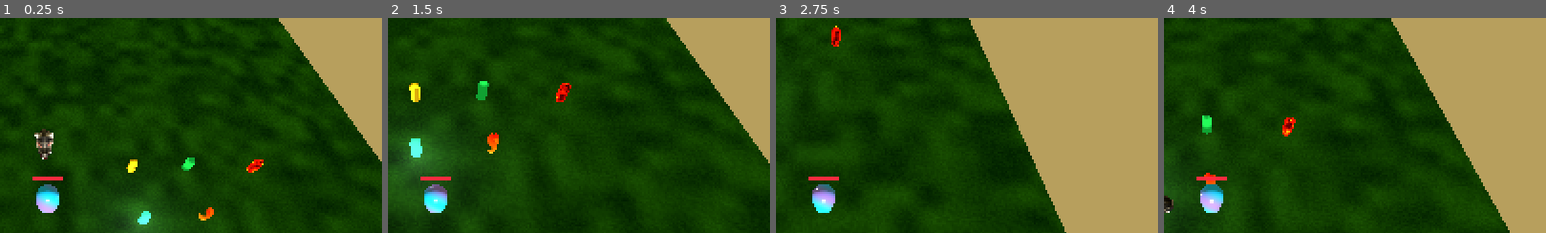
Above: before the commit, frames 1-4 (left to right).
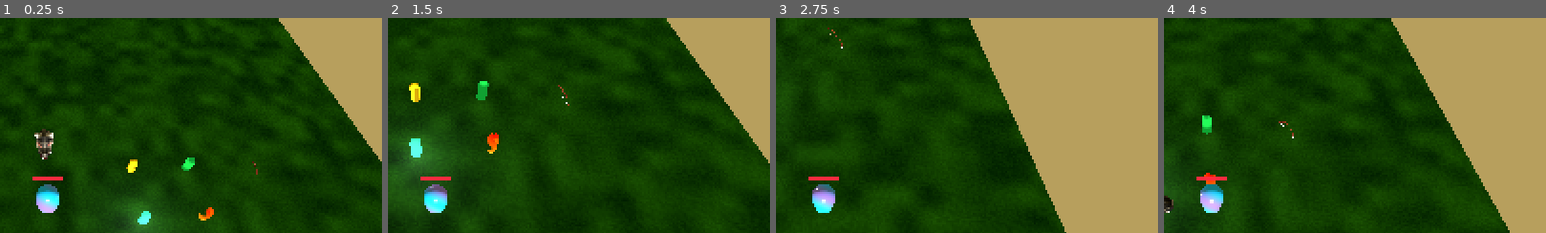
Above: after the commit, the same moments.

Repository: AndreMoukarzel/gmtk-2026
Game: Godot game, scene res://Scenes/field_test.tscn
The game is run twice, just before and just after one commit, with the same random seed, the same clock (stepped at 60 frames per second) and the same inputs.
Inputs (mouse positions are % of the whole screen's width and height, from its top left):
- Up to frame 1 (0.25 s): no input
- Up to frame 2 (1.5 s): move the mouse to (72, 45) at 0.52 s; hold D (move_right) 0.53-1.28 s; click (72, 45) at 0.6 s; tap Space (jump) at 0.77 s; move the mouse to (30, 55) at 1.27 s; hold S (move_backward) from 1.28 s (still down); tap E (drop_item) at 1.35 s
- Up to frame 3 (2.75 s): tap Space (jump) at 1.52 s; click (30, 55) at 1.55 s; move the mouse to (60, 28) at 2.02 s; release S (move_backward) at 2.03 s; hold D (move_right) from 2.03 s (still down); tap Q (get_item) at 2.1 s; click (60, 28) at 2.3 s
- Up to frame 4 (4 s): move the mouse to (45, 70) at 2.77 s; release D (move_right) at 2.78 s; hold W (move_forward) 2.78-3.53 s; click (45, 70) at 2.85 s; tap Space (jump) at 3.02, 3.77 s; move the mouse to (80, 65) at 3.52 s; hold A (move_left) from 3.53 s (still down); click (80, 65) at 3.6 s
The pictures show only the part of the screen within x 44-94%, y 12-62%; the shares and areas given below are measured in that part.

The runs differ from the first frame. In frame 1, 0.2% of the frame differs, in the area x 64-69%, y 65-73%; in frame 2, 0.3%, in the area x 44-48%, y 30-41%; in frame 3, 0.2%; in frame 4, 0.2%.

Commit message:
Fixed Items

Diff:
--- a/Enemies/enemy.gd
+++ b/Enemies/enemy.gd
@@ -146,3 +146,8 @@
 
 	await $Wolf/AnimationPlayer.animation_finished
 	is_attacking = false
+
+
+func _on_hitbox_area_entered(area: Area3D) -> void:
+	take_damage(area.damage, area.global_position)
+	area.queue_free()
--- a/Enemies/enemy.tscn
+++ b/Enemies/enemy.tscn
@@ -12,7 +12,7 @@
 [sub_resource type="SphereShape3D" id="SphereShape3D_47qgu"]
 radius = 1.405
 
-[node name="Enemy" type="CharacterBody3D" unique_id=1541529888 groups=["enemy"]]
+[node name="Enemy" type="CharacterBody3D" unique_id=1541529888]
 script = ExtResource("1_bxkaj")
 
 [node name="Wolf" parent="." unique_id=2080456522 instance=ExtResource("2_bxkaj")]
@@ -43,11 +43,14 @@
 shape = SubResource("SphereShape3D_ivic6")
 
 [node name="Hitbox" type="Area3D" parent="." unique_id=386811988]
-collision_layer = 2
-monitoring = false
+collision_layer = 0
+collision_mask = 8
+monitorable = false
 
 [node name="CollisionShape3D" type="CollisionShape3D" parent="Hitbox" unique_id=1184434724]
 shape = SubResource("SphereShape3D_47qgu")
 debug_color = Color(0, 0.63479745, 0.41855842, 0.41960785)
 
+[connection signal="area_entered" from="Hitbox" to="." method="_on_hitbox_area_entered"]
+
 [editable path="Wolf"]
--- a/Scenes/bullet.tscn
+++ b/Items/Bow/bullet.tscn
@@ -19,8 +19,11 @@
 
 [sub_resource type="SphereMesh" id="SphereMesh_qfy3j"]
 
-[node name="Bullet" type="Area3D" unique_id=1966303978 groups=["bullet"]]
-script = ExtResource("1_fe8e6")
+[node name="Bullet" type="Area3D" unique_id=1966303978]
+collision_layer = 8
+collision_mask = 0
+monitoring = false
+script = ExtResource("1_tp14u")
 
 [node name="CollisionShape3D" type="CollisionShape3D" parent="." unique_id=1752984234]
 transform = Transform3D(0.3, 0, 0, 0, 0.3, 0, 0, 0, 0.3, 0, 0, 0)
--- /dev/null
+++ b/Items/Bow/item_bullet.tscn
@@ -0,0 +1,91 @@
+[gd_scene format=3 uid="uid://bkn4xq0307q0q"]
+
+[ext_resource type="Script" uid="uid://dgpx2rsbtdgjs" path="res://Scripts/item_bullet.gd" id="1_76r7q"]
+[ext_resource type="PackedScene" uid="uid://bt7k6r8qxc080" path="res://Items/Bow/bullet.tscn" id="2_68slw"]
+[ext_resource type="Texture2D" uid="uid://eqmud38nuhg2" path="res://Assets/Sprites/gun_icon.png" id="3_ukila"]
+[ext_resource type="PackedScene" uid="uid://brvrr11gnhae6" path="res://Items/Bow/Mesh/Bow.glb" id="4_rfu62"]
+
+[sub_resource type="CapsuleShape3D" id="CapsuleShape3D_76r7q"]
+radius = 1.12884
+height = 2.25769
+
+[sub_resource type="Animation" id="Animation_7n0gt"]
+length = 0.001
+tracks/0/type = "value"
+tracks/0/imported = false
+tracks/0/enabled = true
+tracks/0/path = NodePath("Bow:position")
+tracks/0/interp = 1
+tracks/0/loop_wrap = true
+tracks/0/keys = {
+"times": PackedFloat32Array(0),
+"transitions": PackedFloat32Array(1),
+"update": 0,
+"values": [Vector3(0, 0, 0)]
+}
+tracks/1/type = "value"
+tracks/1/imported = false
+tracks/1/enabled = true
+tracks/1/path = NodePath("Bow:rotation")
+tracks/1/interp = 1
+tracks/1/loop_wrap = true
+tracks/1/keys = {
+"times": PackedFloat32Array(0),
+"transitions": PackedFloat32Array(1),
+"update": 0,
+"values": [Vector3(0.28915548, -0.31881693, -0.97738427)]
+}
+
+[sub_resource type="Animation" id="Animation_cp4ko"]
+resource_name = "idle"
+length = 2.0
+loop_mode = 1
+tracks/0/type = "value"
+tracks/0/imported = false
+tracks/0/enabled = true
+tracks/0/path = NodePath("Bow:position")
+tracks/0/interp = 1
+tracks/0/loop_wrap = true
+tracks/0/keys = {
+"times": PackedFloat32Array(0, 1),
+"transitions": PackedFloat32Array(1, 1),
+"update": 0,
+"values": [Vector3(0, 0, 0), Vector3(0, 0.125, 0)]
+}
+tracks/1/type = "value"
+tracks/1/imported = false
+tracks/1/enabled = true
+tracks/1/path = NodePath("Bow:rotation")
+tracks/1/interp = 1
+tracks/1/loop_wrap = true
+tracks/1/keys = {
+"times": PackedFloat32Array(0, 1),
+"transitions": PackedFloat32Array(1, 1),
+"update": 0,
+"values": [Vector3(0.28915548, -0.31881693, -0.97738427), Vector3(0.19613609, -0.6212706, -0.707269)]
+}
+
+[sub_resource type="AnimationLibrary" id="AnimationLibrary_mjklt"]
+_data = {
+&"RESET": SubResource("Animation_7n0gt"),
+&"idle": SubResource("Animation_cp4ko")
+}
+
+[node name="ItemBullet" type="Area3D" unique_id=637541062]
+collision_layer = 0
+collision_mask = 4
+script = ExtResource("1_76r7q")
+bullet_scene = ExtResource("2_68slw")
+item_icon = ExtResource("3_ukila")
+
+[node name="Bow" parent="." unique_id=415597373 instance=ExtResource("4_rfu62")]
+transform = Transform3D(0.03630658, 0.044236872, -0.018025843, -0.047677193, 0.03215869, -0.017108573, -0.0029523708, 0.024676263, 0.05461104, 0, 0, 0)
+
+[node name="CollisionShape3D" type="CollisionShape3D" parent="." unique_id=133189418]
+shape = SubResource("CapsuleShape3D_76r7q")
+
+[node name="AnimationPlayer" type="AnimationPlayer" parent="." unique_id=249366297]
+libraries/ = SubResource("AnimationLibrary_mjklt")
+autoplay = &"idle"
+
+[connection signal="body_entered" from="." to="." method="_on_body_entered"]
--- a/Items/item_bullet.tscn
+++ /dev/null
@@ -1,39 +0,0 @@
-[gd_scene format=3 uid="uid://bkn4xq0307q0q"]
-
-[ext_resource type="Script" uid="uid://dgpx2rsbtdgjs" path="res://Scripts/item_bullet.gd" id="1_76r7q"]
-[ext_resource type="PackedScene" uid="uid://bt7k6r8qxc080" path="res://Scenes/bullet.tscn" id="2_68slw"]
-[ext_resource type="Texture2D" uid="uid://eqmud38nuhg2" path="res://Assets/Sprites/gun_icon.png" id="3_ukila"]
-[ext_resource type="Shader" uid="uid://byns5jfekbwgr" path="res://Shaders/bullet.gdshader" id="4_ukila"]
-
-[sub_resource type="ShaderMaterial" id="ShaderMaterial_8dlqf"]
-render_priority = 0
-shader = ExtResource("4_ukila")
-shader_parameter/dark_color = Color(0.25, 0.005, 0, 1)
-shader_parameter/lava_color = Color(1, 0.08, 0, 1)
-shader_parameter/hot_color = Color(1, 0.85, 0.05, 1)
-shader_parameter/emission_strength = 4.0
-shader_parameter/lava_scale = 8.0
-shader_parameter/movement_speed = 3.0
-shader_parameter/edge_glow = 1.5
-
-[sub_resource type="CapsuleMesh" id="CapsuleMesh_16jyr"]
-radius = 0.3
-height = 1.4
-
-[sub_resource type="CapsuleShape3D" id="CapsuleShape3D_76r7q"]
-radius = 1.12884
-height = 2.25769
-
-[node name="ItemBullet" type="Area3D"]
-script = ExtResource("1_76r7q")
-bullet_scene = ExtResource("2_68slw")
-item_icon = ExtResource("3_ukila")
-
-[node name="MeshInstance3D" type="MeshInstance3D" parent="."]
-material_override = SubResource("ShaderMaterial_8dlqf")
-mesh = SubResource("CapsuleMesh_16jyr")
-
-[node name="CollisionShape3D" type="CollisionShape3D" parent="."]
-shape = SubResource("CapsuleShape3D_76r7q")
-
-[connection signal="body_entered" from="." to="." method="_on_body_entered"]
--- a/Items/item_fire_boots.tscn
+++ b/Items/item_fire_boots.tscn
@@ -25,6 +25,8 @@
 height = 2.25769
 
 [node name="Item_fire_boots" type="Area3D" unique_id=34052710]
+collision_layer = 0
+collision_mask = 4
 script = ExtResource("1_6peeo")
 item_icon = ExtResource("2_s34px")
 
--- a/Items/item_health.tscn
+++ b/Items/item_health.tscn
@@ -22,15 +22,17 @@
 radius = 1.12884
 height = 2.25769
 
-[node name="Item_health" type="Area3D"]
+[node name="Item_health" type="Area3D" unique_id=1898321425]
+collision_layer = 0
+collision_mask = 4
 script = ExtResource("1_kerlp")
 item_icon = ExtResource("2_6afdw")
 
-[node name="MeshInstance3D" type="MeshInstance3D" parent="."]
+[node name="MeshInstance3D" type="MeshInstance3D" parent="." unique_id=112016555]
 material_override = SubResource("ShaderMaterial_6afdw")
 mesh = SubResource("CapsuleMesh_s7k0j")
 
-[node name="CollisionShape3D" type="CollisionShape3D" parent="."]
+[node name="CollisionShape3D" type="CollisionShape3D" parent="." unique_id=1432379109]
 shape = SubResource("CapsuleShape3D_0j88p")
 
 [connection signal="body_entered" from="." to="." method="_on_body_entered"]
--- a/Items/item_light.tscn
+++ b/Items/item_light.tscn
@@ -19,16 +19,18 @@
 radius = 1.12884
 height = 2.25769
 
-[node name="item_light" type="Area3D"]
+[node name="item_light" type="Area3D" unique_id=2008136796]
+collision_layer = 0
+collision_mask = 4
 script = ExtResource("1_08c6a")
 item_icon = ExtResource("2_4bgij")
 
-[node name="MeshInstance3D" type="MeshInstance3D" parent="."]
+[node name="MeshInstance3D" type="MeshInstance3D" parent="." unique_id=848511244]
 material_override = SubResource("ShaderMaterial_4bgij")
 mesh = SubResource("CapsuleMesh_5ts3w")
 
-[node name="CollisionShape3D" type="CollisionShape3D" parent="."]
+[node name="CollisionShape3D" type="CollisionShape3D" parent="." unique_id=1480422277]
 shape = SubResource("CapsuleShape3D_4bgij")
 
-[node name="OmniLight3D" type="OmniLight3D" parent="."]
+[node name="OmniLight3D" type="OmniLight3D" parent="." unique_id=1832659645]
 omni_range = 30.0
--- a/Scenes/field_test.tscn
+++ b/Scenes/field_test.tscn
@@ -13,7 +13,7 @@
 [ext_resource type="PackedScene" uid="uid://ce5qbm2kq6dvu" path="res://Scenes/calamity_ui.tscn" id="5_t4twv"]
 [ext_resource type="PackedScene" uid="uid://crtmypoeghm5m" path="res://Scenes/calamity_fire_spread.tscn" id="6_0k68c"]
 [ext_resource type="PackedScene" uid="uid://bynow8i10wjbp" path="res://Scenes/calamity_announcement.tscn" id="6_t4twv"]
-[ext_resource type="PackedScene" uid="uid://bkn4xq0307q0q" path="res://Items/item_bullet.tscn" id="6_tveew"]
+[ext_resource type="PackedScene" uid="uid://bkn4xq0307q0q" path="res://Items/Bow/item_bullet.tscn" id="6_tveew"]
 [ext_resource type="PackedScene" uid="uid://bnkqqfvk2y7ec" path="res://Scenes/calamity_queue_item.tscn" id="6_ug2oi"]
 [ext_resource type="PackedScene" uid="uid://dmcv4xgf0hyxx" path="res://Items/item_fire_boots.tscn" id="7_8svy6"]
 [ext_resource type="PackedScene" uid="uid://bms0dhggeey8c" path="res://Items/item_health.tscn" id="8_8kg8f"]
--- a/Scenes/player.tscn
+++ b/Scenes/player.tscn
@@ -28,7 +28,8 @@
 shading_mode = 0
 albedo_color = Color(1, 0.172549, 0.243137, 1)
 
-[node name="Player" type="CharacterBody3D" unique_id=132980947 node_paths=PackedStringArray("shoot_origin") groups=["player"]]
+[node name="Player" type="CharacterBody3D" unique_id=132980947 node_paths=PackedStringArray("shoot_origin")]
+collision_layer = 4
 script = ExtResource("1_weodu")
 equipped_fire_boots_item_scene = ExtResource("2_6t5aa")
 shoot_origin = NodePath("ShootOrigin")
--- a/Scripts/enemy_1.gd
+++ /dev/null
@@ -1,190 +0,0 @@
-extends CharacterBody3D
-
-@export_category("Vida")
-@export var max_health: float = 100.0
-
-@export_category("Knockback")
-@export var knockback_strength: float = 5.0
-@export var knockback_deceleration: float = 12.0
-
-@export_category("Movimento")
-@export var hop_speed: float = 3.0
-@export var hop_height: float = 3.5
-@export var gravity: float = 12.0
-@export var min_wait_time: float = 0.5
-@export var max_wait_time: float = 1.5
-
-@export_category("Morte")
-@export var death_fade_duration: float = 0.5
-
-@onready var mesh: MeshInstance3D = $MeshInstance3D
-@onready var hitbox: Area3D = $Hitbox
-@onready var collision_shape: CollisionShape3D = $CollisionShape3D
-
-var health: float
-var is_dead: bool = false
-
-var can_hop: bool = false
-var is_hopping: bool = false
-var knockback_velocity: Vector3 = Vector3.ZERO
-
-
-func _ready() -> void:
-	health = max_health
-	hitbox.area_entered.connect(_on_hitbox_area_entered)
-
-	# Começa o ciclo de saltinhos.
-	start_waiting()
-
-
-func _physics_process(delta: float) -> void:
-	if is_dead:
-		return
-
-	# Gravidade.
-	if not is_on_floor():
-		velocity.y -= gravity * delta
-	else:
-		# Terminou o salto quando tocou o chão.
-		if is_hopping and velocity.y <= 0.0:
-			is_hopping = false
-			velocity.x = 0.0
-			velocity.z = 0.0
-
-			start_waiting()
-
-	# Reduz gradualmente o knockback.
-	knockback_velocity.x = move_toward(
-		knockback_velocity.x,
-		0.0,
-		knockback_deceleration * delta
-	)
-
-	knockback_velocity.z = move_toward(
-		knockback_velocity.z,
-		0.0,
-		knockback_deceleration * delta
-	)
-
-	# Aplica o knockback junto com o movimento normal.
-	velocity.x += knockback_velocity.x
-	velocity.z += knockback_velocity.z
-
-	move_and_slide()
-
-	# Remove o knockback da velocity para não acumular.
-	velocity.x -= knockback_velocity.x
-	velocity.z -= knockback_velocity.z
-
-
-func start_waiting() -> void:
-	if is_dead or can_hop:
-		return
-
-	can_hop = true
-
-	var wait_time := randf_range(
-		min_wait_time,
-		max_wait_time
-	)
-
-	await get_tree().create_timer(wait_time).timeout
-
-	can_hop = false
-
-	if is_dead or not is_on_floor():
-		return
-
-	hop_randomly()
-
-
-func hop_randomly() -> void:
-	if is_dead or is_hopping:
-		return
-
-	# Escolhe um ângulo aleatório em 360 graus.
-	var random_angle := randf_range(0.0, TAU)
-
-	var direction := Vector3(
-		cos(random_angle),
-		0.0,
-		sin(random_angle)
-	).normalized()
-
-	velocity.x = direction.x * hop_speed
-	velocity.z = direction.z * hop_speed
-	velocity.y = hop_height
-
-	is_hopping = true
-
-
-func _on_hitbox_area_entered(area: Area3D) -> void:
-	if is_dead:
-		return
-
-	if not area.is_in_group("bullet"):
-		return
-
-	var damage: float = 10.0
-
-	if "damage" in area:
-		damage = area.damage
-
-	take_damage(damage, area.global_position)
-
-	area.queue_free()
-
-
-func take_damage(damage: float, bullet_position: Vector3) -> void:
-	if is_dead:
-		return
-
-	health -= damage
-
-	apply_knockback(bullet_position)
-
-	if health <= 0.0:
-		die()
-
-
-func apply_knockback(bullet_position: Vector3) -> void:
-	var knockback_direction := global_position - bullet_position
-	knockback_direction.y = 0.0
-	knockback_direction = knockback_direction.normalized()
-
-	knockback_velocity.x += knockback_direction.x * knockback_strength
-	knockback_velocity.z += knockback_direction.z * knockback_strength
-
-
-func die() -> void:
-	if is_dead:
-		return
-
-	is_dead = true
-	velocity = Vector3.ZERO
-	knockback_velocity = Vector3.ZERO
-
-	hitbox.set_deferred("monitoring", false)
-	collision_shape.set_deferred("disabled", true)
-
-	var material := mesh.get_active_material(0)
-
-	if material != null:
-		material = material.duplicate()
-		mesh.set_surface_override_material(0, material)
-
-		if material is StandardMaterial3D:
-			material.transparency = BaseMaterial3D.TRANSPARENCY_ALPHA
-
-			var tween := create_tween()
-
-			tween.tween_property(
-				material,
-				"albedo_color:a",
-				0.0,
-				death_fade_duration
-			)
-
-			await tween.finished
-
-	queue_free()
--- a/Scripts/fire_floor.gd
+++ b/Scripts/fire_floor.gd
@@ -17,9 +17,6 @@
 
 
 func _on_body_entered(body: Node3D) -> void:
-	if not body.is_in_group("player"):
-		return
-
 	if body not in bodies_inside:
 		bodies_inside.append(body)
 
--- a/Scripts/item_bullet.gd
+++ b/Scripts/item_bullet.gd
@@ -18,18 +18,7 @@
 
 
 func _on_body_entered(body: Node3D) -> void:
-	print("Entrou na área das Fire Boots: ", body.name)
-	print("Está no grupo player: ", body.is_in_group("player"))
-	print(
-		"Possui set_nearby_fire_boots_item: ",
-		body.has_method("set_nearby_fire_boots_item")
-	)
-
-
 	if consumed:
-		return
-
-	if not body.is_in_group("player"):
 		return
 
 	if body.has_method("set_nearby_bullet_item"):
@@ -37,9 +26,6 @@
 
 
 func _on_body_exited(body: Node3D) -> void:
-	if not body.is_in_group("player"):
-		return
-
 	if body.has_method("remove_nearby_bullet_item"):
 		body.remove_nearby_bullet_item(self)
 
--- a/Scripts/item_fire_boots.gd
+++ b/Scripts/item_fire_boots.gd
@@ -15,17 +15,11 @@
 	if consumed:
 		return
 
-	if not body.is_in_group("player"):
-		return
-
 	if body.has_method("set_nearby_fire_boots_item"):
 		body.set_nearby_fire_boots_item(self)
 
 
 func _on_body_exited(body: Node3D) -> void:
-	if not body.is_in_group("player"):
-		return
-
 	if body.has_method("remove_nearby_fire_boots_item"):
 		body.remove_nearby_fire_boots_item(self)
 
--- a/Scripts/item_health.gd
+++ b/Scripts/item_health.gd
@@ -15,17 +15,11 @@
 	if consumed:
 		return
 
-	if not body.is_in_group("player"):
-		return
-
 	if body.has_method("set_nearby_regeneration_item"):
 		body.set_nearby_regeneration_item(self)
 
 
 func _on_body_exited(body: Node3D) -> void:
-	if not body.is_in_group("player"):
-		return
-
 	if body.has_method("remove_nearby_regeneration_item"):
 		body.remove_nearby_regeneration_item(self)
 
--- a/Scripts/item_light.gd
+++ b/Scripts/item_light.gd
@@ -16,17 +16,11 @@
 	if consumed:
 		return
 
-	if not body.is_in_group("player"):
-		return
-
 	if body.has_method("set_nearby_light_item"):
 		body.set_nearby_light_item(self)
 
 
 func _on_body_exited(body: Node3D) -> void:
-	if not body.is_in_group("player"):
-		return
-
 	if body.has_method("remove_nearby_light_item"):
 		body.remove_nearby_light_item(self)
 
--- a/Scripts/speed_up.gd
+++ b/Scripts/speed_up.gd
@@ -15,17 +15,11 @@
 	if consumed:
 		return
 
-	if not body.is_in_group("player"):
-		return
-
 	if body.has_method("set_nearby_speed_item"):
 		body.set_nearby_speed_item(self)
 
 
 func _on_body_exited(body: Node3D) -> void:
-	if not body.is_in_group("player"):
-		return
-
 	if body.has_method("remove_nearby_speed_item"):
 		body.remove_nearby_speed_item(self)
 
--- a/project.godot
+++ b/project.godot
@@ -33,14 +33,12 @@
 [file_customization]
 
 folder_colors={
-"res://Assets/Models/": "red"
+"res://Assets/Models/": "red",
+"res://Items/Bow/": "red"
 }
 
 [global_group]
 
-bullet=""
-player=""
-enemy=""
 item_ui=""
 
 [input]
@@ -96,6 +94,7 @@
 3d_physics/layer_1="Floor"
 3d_physics/layer_2="Enemies"
 3d_physics/layer_3="Player"
+3d_physics/layer_4="PlayerAtks"
 
 [physics]
 
Renamed: Assets/Models/Bow/Bow Base Color.png -> Items/Bow/Mesh/Bow Base Color.png
Not shown, changed: Items/Bow/Mesh/Bow Base Color.png.import
Renamed: Assets/Models/Bow/Bow.glb -> Items/Bow/Mesh/Bow.glb
Not shown, changed: Items/Bow/Mesh/Bow.glb.import
Renamed: Assets/Models/Bow/Bow_Bow Base Color.png -> Items/Bow/Mesh/Bow_Bow Base Color.png
Not shown, changed: Items/Bow/Mesh/Bow_Bow Base Color.png.import
Not shown: 1 places in Items/Bow/bullet.tscn that only renumber resources
Not shown, removed: Scripts/enemy_1.gd.uid
